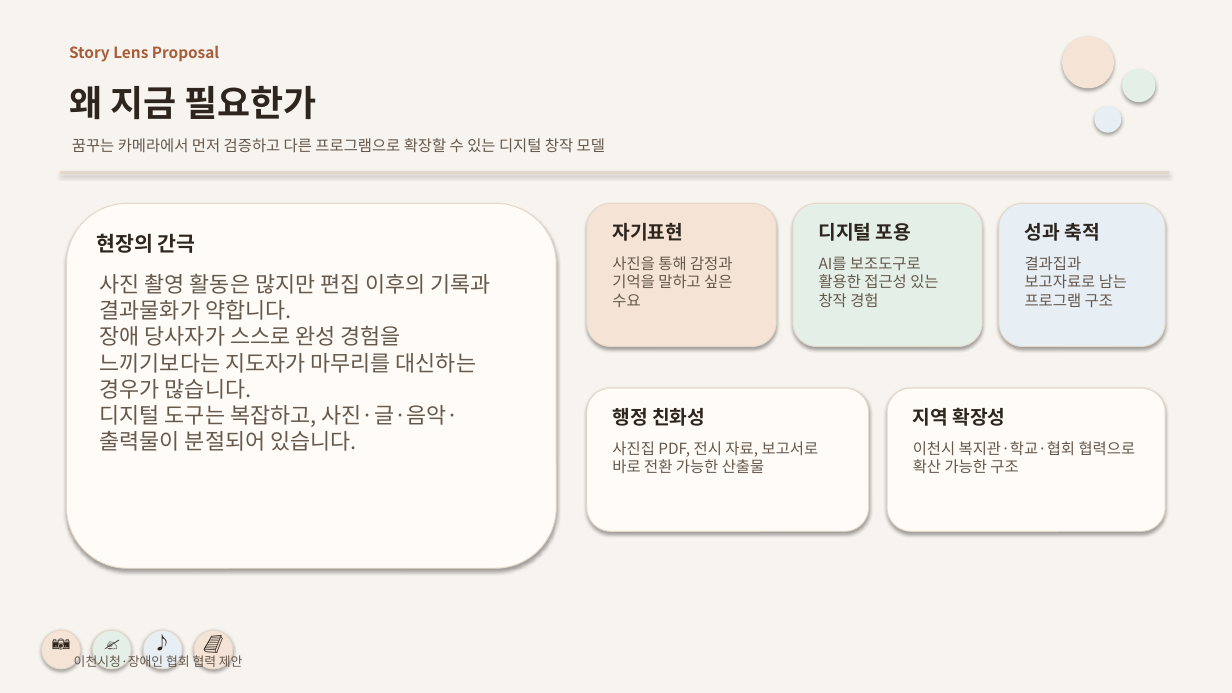
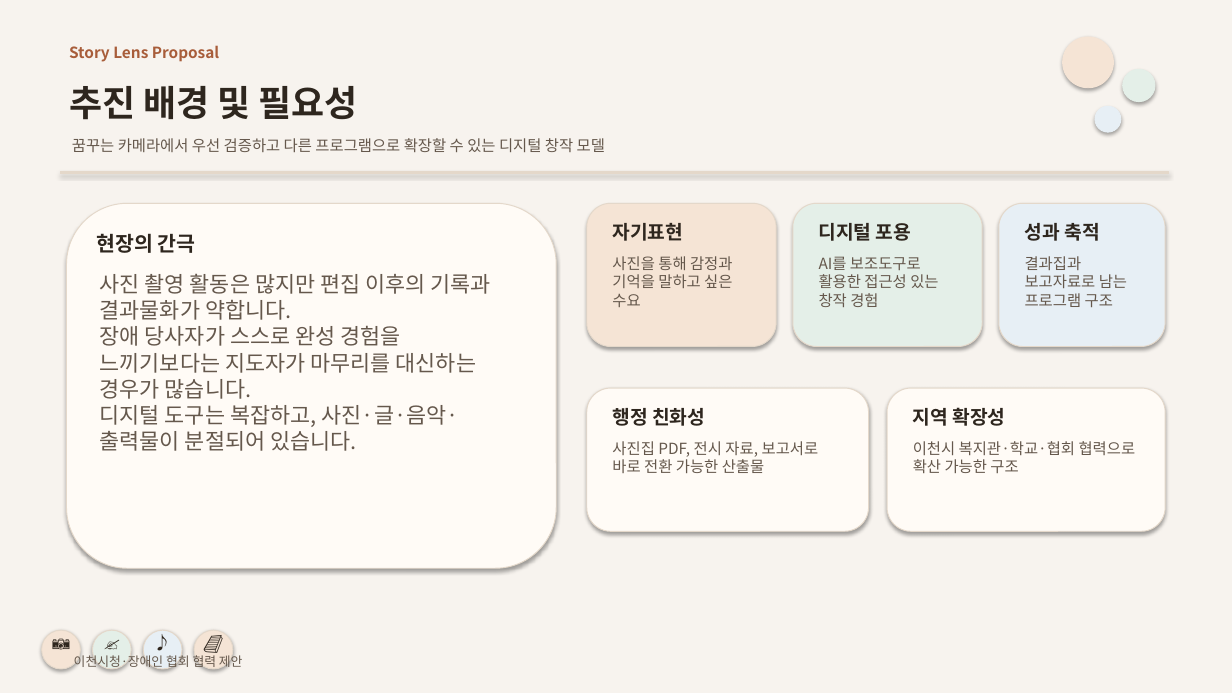
Before and after one commit to MetachainArt/Story_lens, a slide deck: slide 2 of business-plan/presentation/story-lens-public-proposal.pptx. Drawn at 1232x693 pixels with LibreOffice and Linux fonts; fonts in the diff are those of the drawing. Boxes give left, top, right and bottom in pixels: in the first picture for what was removed or moved away, otherwise in the second. Text is boxed around its words. In the diff, an @@ line names an element or a change of style, - is before the commit and + after.

```diff
--- a/business-plan/presentation/story-lens-public-proposal.pptx
+++ b/business-plan/presentation/story-lens-public-proposal.pptx
@@ text at box(69, 86, 358, 120): text changed @@
-왜 지금 필요한가
+추진 배경 및 필요성
@@ text at box(72, 138, 605, 152): text changed @@
-꿈꾸는 카메라에서 먼저 검증하고 다른 프로그램으로 확장할 수 있는 디지털 창작 모델
+꿈꾸는 카메라에서 우선 검증하고 다른 프로그램으로 확장할 수 있는 디지털 창작 모델
```
Also in this commit, not shown: 9 other slides changed, 1 other file.
